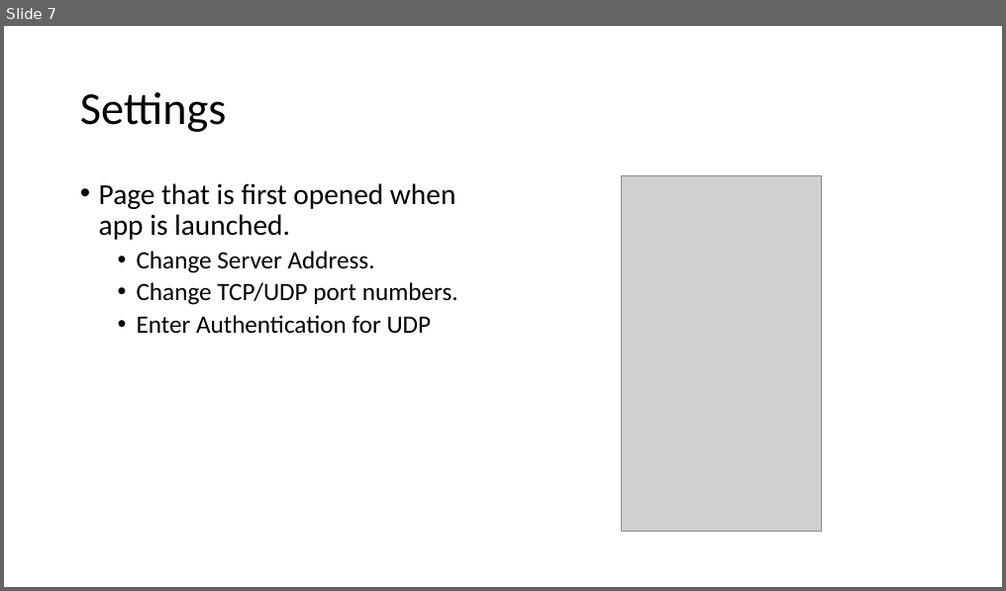
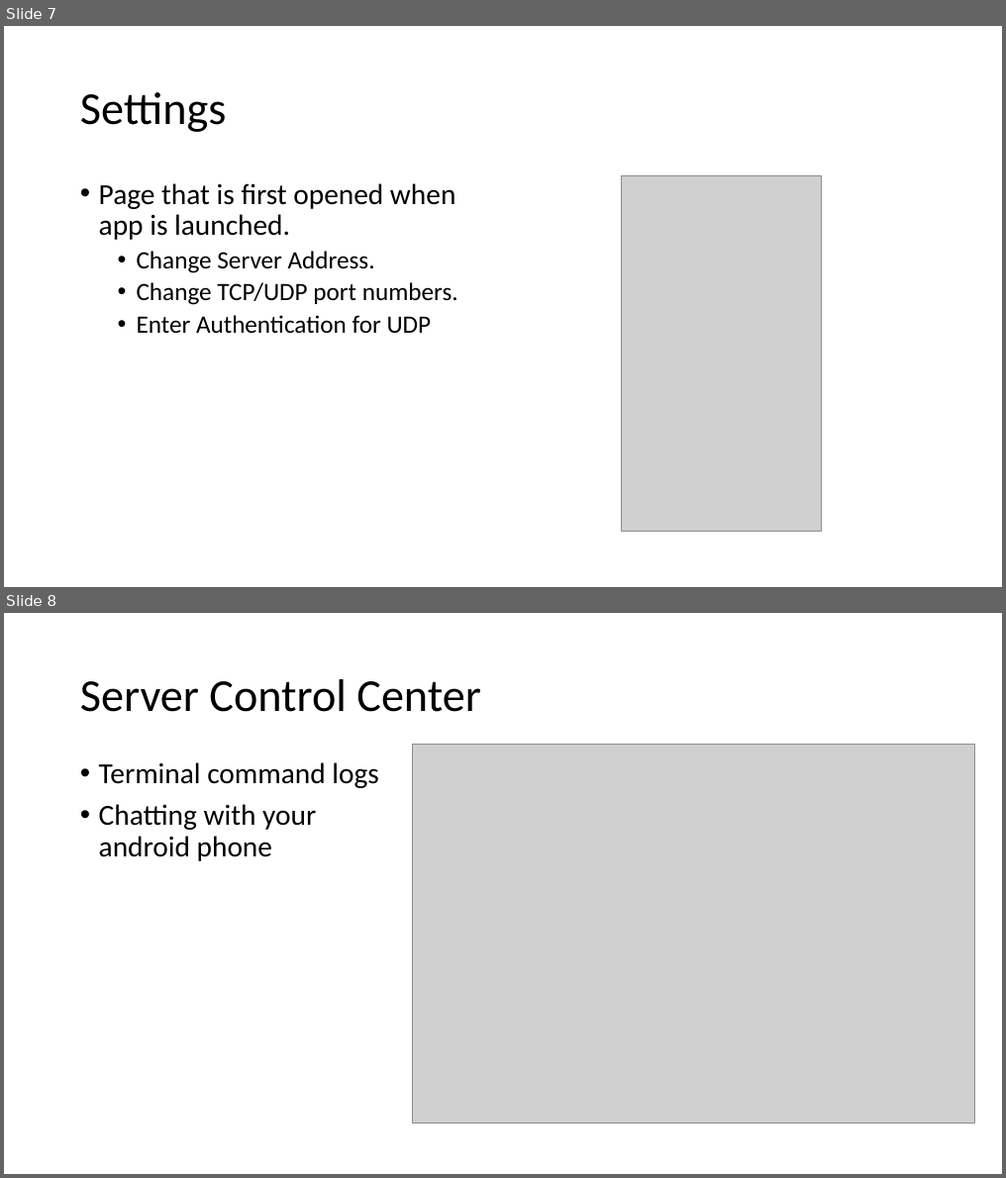
Before and after one commit to rferrance/DataBridge, a slide deck: DataBridgePresentation.pptx. Shown one above the other, each under a label of ours: slide 7 before the commit, slides 7 and 8 after it. The pictures are 1006x591 and 1006x1178 pixels, drawn with LibreOffice and Linux fonts; fonts in the diff are those of the drawing; grey boxes stand for pictures. Boxes give left, top, right and bottom in pixels: in the first picture for what was removed or moved away, otherwise in the second. Text is boxed around its words. In the diff, an @@ line names an element or a change of style, - is before the commit and + after.

Commit message:
Presentation Update

```diff
--- a/DataBridgePresentation.pptx
+++ b/DataBridgePresentation.pptx
@@ slide 8 added at (4,613,1002,1174), background #FFFFFF @@
@@ title added at (80,679,481,712), 44 pt, text #000000 @@
+Server Control Center
@@ picture added at (412,744,975,1124) @@
@@ text added at (99,762,379,861), 28 pt, text #000000 @@
+• Terminal command logs
+• Chatting with your android phone
```
Also in this commit, not shown: 2 other files.
